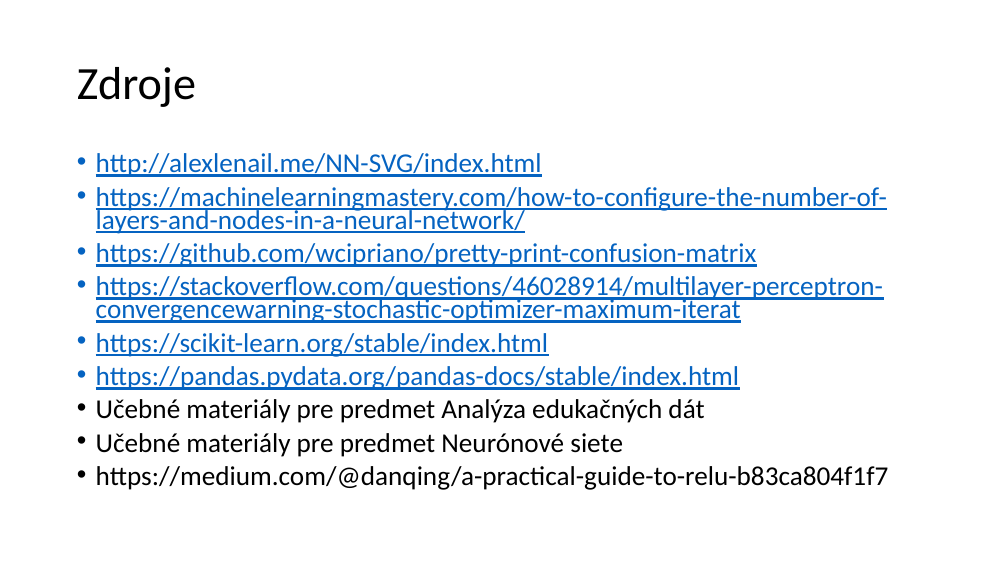
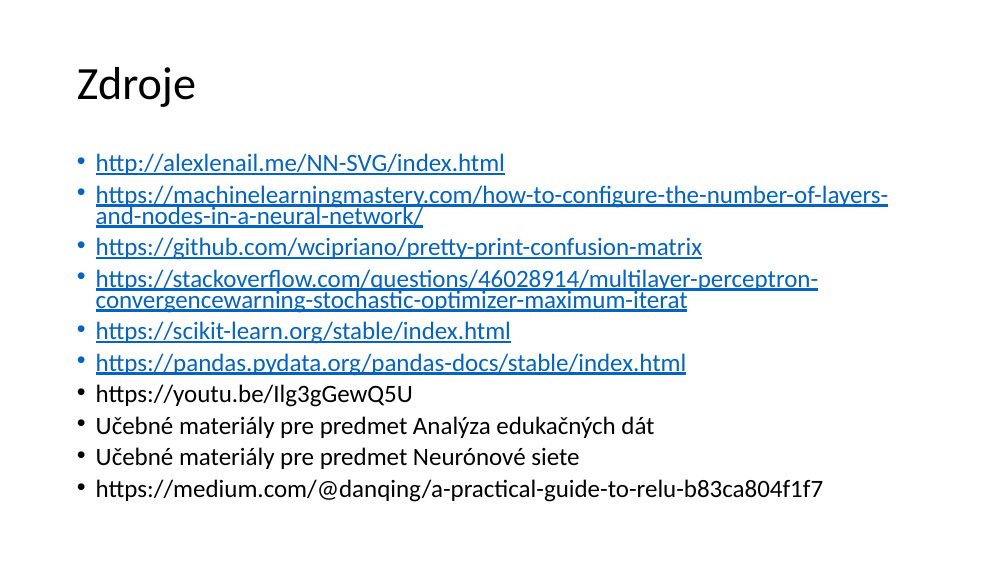
Before and after one commit to DuS4NN/Orlicek_NS2019, a slide deck: slide 10 of NS.pptx. Drawn at 1008x567 pixels with LibreOffice and Linux fonts; fonts in the diff are those of the drawing. Boxes give left, top, right and bottom in pixels: in the first picture for what was removed or moved away, otherwise in the second. Text is boxed around its words. In the diff, an @@ line names an element or a change of style, - is before the commit and + after.

Commit message:
Uprava prezentacie

```diff
--- a/NS.pptx
+++ b/NS.pptx
@@ text at [96, 153, 888, 502]: size 25.9 to 23.8 pt @@
@@ text at [96, 384, 413, 407]: paragraph added @@
+• https://youtu.be/Ilg3gGewQ5U
```
